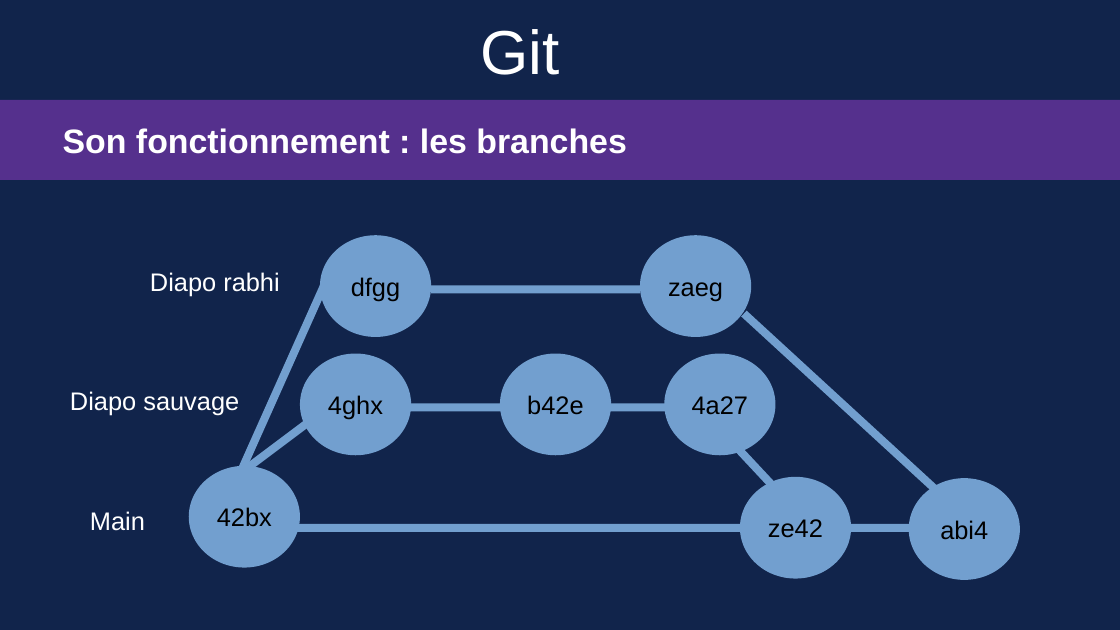
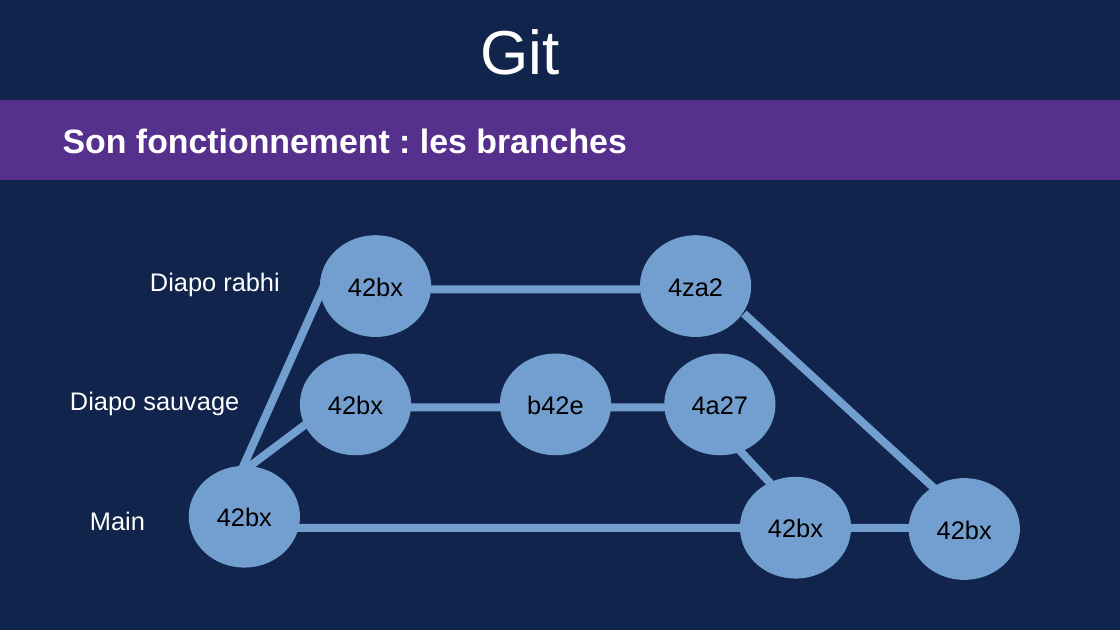
Before and after one commit to Sauvage89/guide_git, a slide deck: slide 26 of guide_git.odp (slide 13 before the commit). Drawn at 1120x630 pixels with LibreOffice and Linux fonts; fonts in the diff are those of the drawing. Boxes give left, top, right and bottom in pixels: in the first picture for what was removed or moved away, otherwise in the second. Text is boxed around its words. In the diff, an @@ line names an element or a change of style, - is before the commit and + after.

```diff
--- a/guide_git.odp
+++ b/guide_git.odp
@@ text in ellipse at bbox=[348, 277, 403, 297]: text changed @@
-dfgg
+42bx
@@ text in ellipse at bbox=[668, 278, 723, 297]: text changed @@
-zaeg
+4za2
@@ text in ellipse at bbox=[328, 395, 383, 415]: text changed @@
-4ghx
+42bx
@@ text in ellipse at bbox=[768, 518, 823, 538]: text changed @@
-ze42
+42bx
@@ text in ellipse at bbox=[937, 520, 992, 540]: text changed @@
-abi4
+42bx
```
Also in this commit, not shown: 7 other slides changed, 13 slides added.
